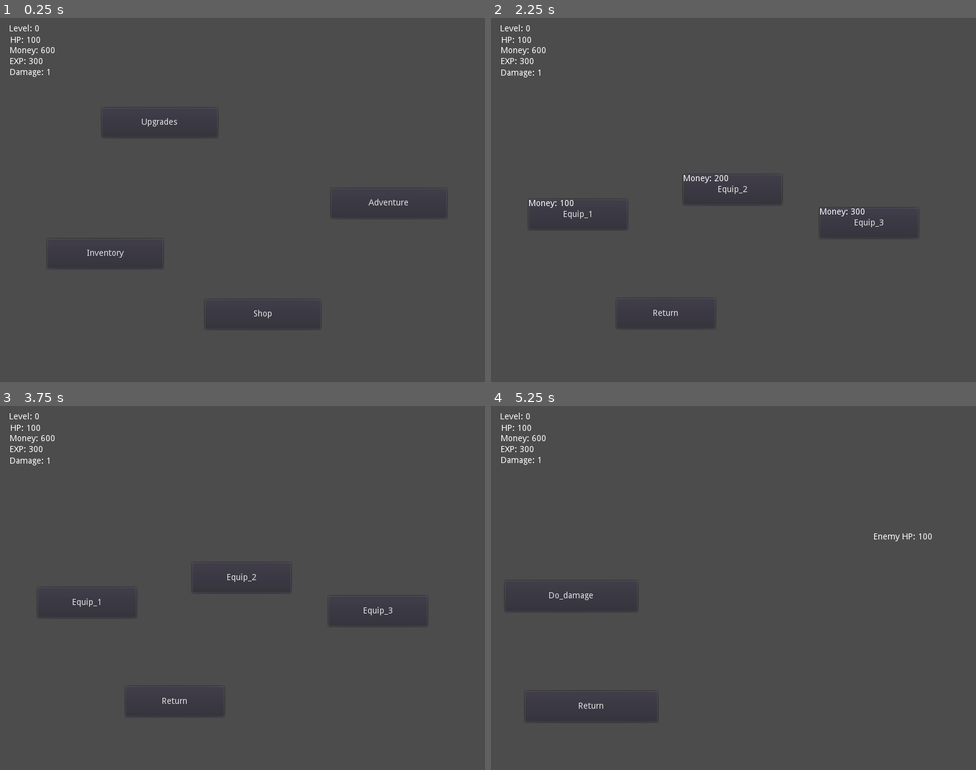
Above: before the commit, frames 1-4 (two rows, left to right).
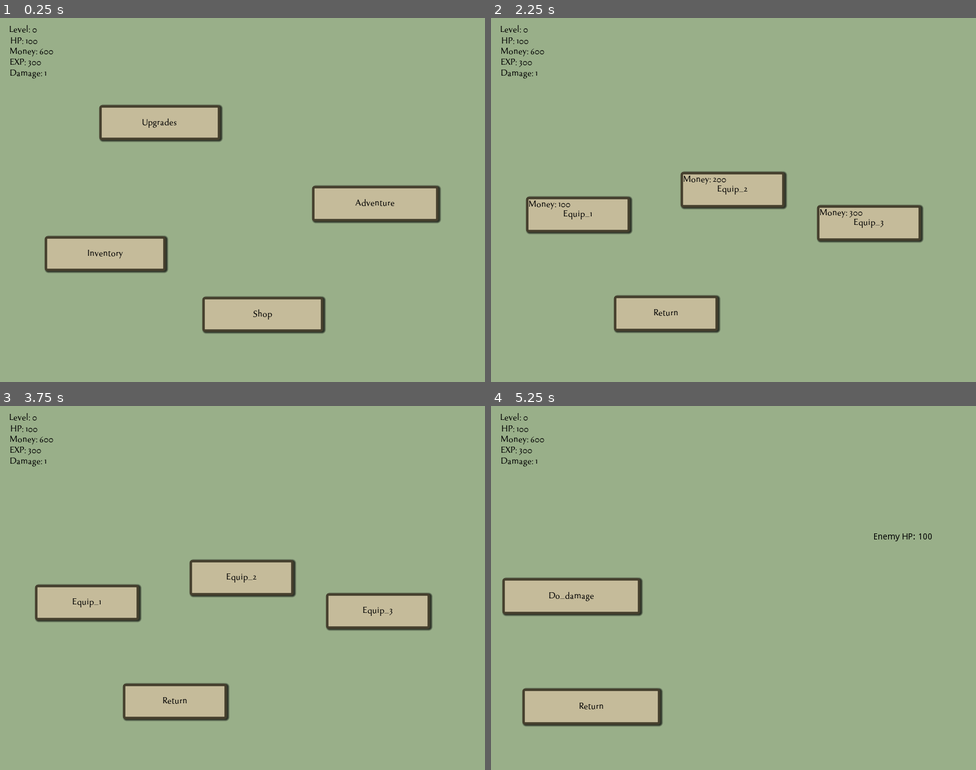
Above: after the commit, the same moments.

Repository: KeichiTS/GameOff2022
Game: Godot game, scene res://Scenes/World_map.tscn
The game is run twice, just before and just after one commit, with the same random seed, the same clock (stepped at 60 frames per second) and the same inputs.
Inputs:
- Up to frame 1 (0.25 s): no input
- Up to frame 2 (2.25 s): click "Upgrades" at 0.5 s; click "Return" at 1.25 s; click "Shop" at 2 s
- Up to frame 3 (3.75 s): click "Return" at 2.75 s; click "Inventory" at 3.5 s
- Up to frame 4 (5.25 s): click "Return" at 4.25 s; click "Adventure" at 5 s

The runs differ from the first frame. In frame 1, 99% of the frame differs, in the area x 0-100%, y 0-100%; in frame 2, 99%; in frame 3, 99%; in frame 4, 100%.

Commit message:
bug_fix_and_first_graphics

Diff:
--- a/Scenes/Adventure.tscn
+++ b/Scenes/Adventure.tscn
@@ -1,9 +1,41 @@
-[gd_scene load_steps=2 format=2]
+[gd_scene load_steps=6 format=2]
 
 [ext_resource path="res://Scripts/Adventure.gd" type="Script" id=1]
+[ext_resource path="res://Font/tenderness.otf" type="DynamicFontData" id=2]
+
+[sub_resource type="DynamicFont" id=1]
+outline_color = Color( 0, 0, 0, 1 )
+font_data = ExtResource( 2 )
+
+[sub_resource type="StyleBoxFlat" id=2]
+bg_color = Color( 0.776471, 0.737255, 0.607843, 1 )
+border_width_left = 4
+border_width_top = 4
+border_width_right = 4
+border_width_bottom = 4
+border_color = Color( 0.27451, 0.25098, 0.180392, 1 )
+corner_radius_top_left = 4
+corner_radius_top_right = 4
+corner_radius_bottom_right = 4
+corner_radius_bottom_left = 4
+expand_margin_left = 4.0
+expand_margin_right = 4.0
+expand_margin_top = 4.0
+expand_margin_bottom = 4.0
+shadow_color = Color( 0, 0, 0, 0.690196 )
+shadow_size = 3
+shadow_offset = Vector2( 2, 1 )
+
+[sub_resource type="DynamicFont" id=3]
+font_data = ExtResource( 2 )
 
 [node name="Adventure" type="Node"]
 script = ExtResource( 1 )
+
+[node name="Background" type="ColorRect" parent="."]
+margin_right = 800.0
+margin_bottom = 600.0
+color = Color( 0.603922, 0.690196, 0.541176, 1 )
 
 [node name="Buttons" type="Node" parent="."]
 
@@ -12,6 +44,9 @@
 margin_top = 288.0
 margin_right = 242.0
 margin_bottom = 339.0
+custom_colors/font_color = Color( 0, 0, 0, 1 )
+custom_fonts/font = SubResource( 1 )
+custom_styles/normal = SubResource( 2 )
 text = "Do_damage"
 
 [node name="Return" type="Button" parent="Buttons"]
@@ -19,7 +54,20 @@
 margin_top = 470.0
 margin_right = 275.0
 margin_bottom = 521.0
+custom_colors/font_color = Color( 0, 0, 0, 1 )
+custom_fonts/font = SubResource( 1 )
+custom_styles/normal = SubResource( 2 )
 text = "Return"
+
+[node name="Enemy_HP" type="Node" parent="."]
+
+[node name="Life" type="Label" parent="Enemy_HP"]
+margin_left = 631.0
+margin_top = 209.0
+margin_right = 741.0
+margin_bottom = 223.0
+custom_colors/font_color = Color( 0, 0, 0, 1 )
+text = "Enemy Life: 1000"
 
 [node name="HUD" type="Node" parent="."]
 
@@ -28,6 +76,8 @@
 margin_top = 11.0
 margin_right = 77.0
 margin_bottom = 25.0
+custom_colors/font_color = Color( 0, 0, 0, 1 )
+custom_fonts/font = SubResource( 3 )
 text = "Level: 00"
 
 [node name="HP" type="Label" parent="HUD"]
@@ -35,6 +85,8 @@
 margin_top = 30.0
 margin_right = 79.0
 margin_bottom = 44.0
+custom_colors/font_color = Color( 0, 0, 0, 1 )
+custom_fonts/font = SubResource( 3 )
 text = "HP: 100"
 
 [node name="Money" type="Label" parent="HUD"]
@@ -42,6 +94,8 @@
 margin_top = 47.0
 margin_right = 91.0
 margin_bottom = 61.0
+custom_colors/font_color = Color( 0, 0, 0, 1 )
+custom_fonts/font = SubResource( 3 )
 text = "Money: 000"
 
 [node name="EXP" type="Label" parent="HUD"]
@@ -49,6 +103,8 @@
 margin_top = 65.0
 margin_right = 91.0
 margin_bottom = 79.0
+custom_colors/font_color = Color( 0, 0, 0, 1 )
+custom_fonts/font = SubResource( 3 )
 text = "EXP: 000"
 
 [node name="Damage" type="Label" parent="HUD"]
@@ -56,16 +112,9 @@
 margin_top = 83.0
 margin_right = 91.0
 margin_bottom = 97.0
+custom_colors/font_color = Color( 0, 0, 0, 1 )
+custom_fonts/font = SubResource( 3 )
 text = "Damage: 000"
-
-[node name="Enemy_HP" type="Node" parent="."]
-
-[node name="Life" type="Label" parent="Enemy_HP"]
-margin_left = 631.0
-margin_top = 209.0
-margin_right = 741.0
-margin_bottom = 223.0
-text = "Enemy Life: 1000"
 
 [connection signal="pressed" from="Buttons/Do_dammage" to="." method="_on_Do_dammage_pressed"]
 [connection signal="pressed" from="Buttons/Return" to="." method="_on_Return_pressed"]
--- a/Scenes/Inventory.tscn
+++ b/Scenes/Inventory.tscn
@@ -1,9 +1,83 @@
-[gd_scene load_steps=2 format=2]
+[gd_scene load_steps=6 format=2]
 
 [ext_resource path="res://Scripts/Inventory.gd" type="Script" id=1]
+[ext_resource path="res://Font/tenderness.otf" type="DynamicFontData" id=2]
+
+[sub_resource type="DynamicFont" id=1]
+outline_color = Color( 0, 0, 0, 1 )
+font_data = ExtResource( 2 )
+
+[sub_resource type="StyleBoxFlat" id=2]
+bg_color = Color( 0.776471, 0.737255, 0.607843, 1 )
+border_width_left = 4
+border_width_top = 4
+border_width_right = 4
+border_width_bottom = 4
+border_color = Color( 0.27451, 0.25098, 0.180392, 1 )
+corner_radius_top_left = 4
+corner_radius_top_right = 4
+corner_radius_bottom_right = 4
+corner_radius_bottom_left = 4
+expand_margin_left = 4.0
+expand_margin_right = 4.0
+expand_margin_top = 4.0
+expand_margin_bottom = 4.0
+shadow_color = Color( 0, 0, 0, 0.690196 )
+shadow_size = 3
+shadow_offset = Vector2( 2, 1 )
+
+[sub_resource type="DynamicFont" id=3]
+font_data = ExtResource( 2 )
 
 [node name="Inventory" type="Node"]
 script = ExtResource( 1 )
+
+[node name="Background" type="ColorRect" parent="."]
+margin_right = 800.0
+margin_bottom = 600.0
+color = Color( 0.603922, 0.690196, 0.541176, 1 )
+
+[node name="Buttons" type="Node" parent="."]
+
+[node name="Return" type="Button" parent="Buttons"]
+margin_left = 207.0
+margin_top = 462.0
+margin_right = 370.0
+margin_bottom = 512.0
+custom_colors/font_color = Color( 0, 0, 0, 1 )
+custom_fonts/font = SubResource( 1 )
+custom_styles/normal = SubResource( 2 )
+text = "Return"
+
+[node name="Equip_1" type="Button" parent="Buttons"]
+margin_left = 62.0
+margin_top = 299.0
+margin_right = 225.0
+margin_bottom = 349.0
+custom_colors/font_color = Color( 0, 0, 0, 1 )
+custom_fonts/font = SubResource( 1 )
+custom_styles/normal = SubResource( 2 )
+text = "Equip_1"
+
+[node name="Equip_2" type="Button" parent="Buttons"]
+margin_left = 317.0
+margin_top = 258.0
+margin_right = 480.0
+margin_bottom = 308.0
+custom_colors/font_color = Color( 0, 0, 0, 1 )
+custom_fonts/font = SubResource( 1 )
+custom_styles/normal = SubResource( 2 )
+text = "Equip_2"
+
+[node name="Equip_3" type="Button" parent="Buttons"]
+margin_left = 542.0
+margin_top = 313.0
+margin_right = 705.0
+margin_bottom = 363.0
+custom_colors/font_color = Color( 0, 0, 0, 1 )
+custom_fonts/font = SubResource( 1 )
+custom_styles/normal = SubResource( 2 )
+text = "Equip_3"
 
 [node name="HUD" type="Node" parent="."]
 
@@ -12,6 +86,8 @@
 margin_top = 11.0
 margin_right = 77.0
 margin_bottom = 25.0
+custom_colors/font_color = Color( 0, 0, 0, 1 )
+custom_fonts/font = SubResource( 3 )
 text = "Level: 00"
 
 [node name="HP" type="Label" parent="HUD"]
@@ -19,6 +95,8 @@
 margin_top = 30.0
 margin_right = 79.0
 margin_bottom = 44.0
+custom_colors/font_color = Color( 0, 0, 0, 1 )
+custom_fonts/font = SubResource( 3 )
 text = "HP: 100"
 
 [node name="Money" type="Label" parent="HUD"]
@@ -26,6 +104,8 @@
 margin_top = 47.0
 margin_right = 91.0
 margin_bottom = 61.0
+custom_colors/font_color = Color( 0, 0, 0, 1 )
+custom_fonts/font = SubResource( 3 )
 text = "Money: 000"
 
 [node name="EXP" type="Label" parent="HUD"]
@@ -33,44 +113,18 @@
 margin_top = 65.0
 margin_right = 91.0
 margin_bottom = 79.0
+custom_colors/font_color = Color( 0, 0, 0, 1 )
+custom_fonts/font = SubResource( 3 )
 text = "EXP: 000"
 
 [node name="Damage" type="Label" parent="HUD"]
 margin_left = 16.0
-margin_top = 84.0
-margin_right = 100.0
-margin_bottom = 98.0
+margin_top = 83.0
+margin_right = 91.0
+margin_bottom = 97.0
+custom_colors/font_color = Color( 0, 0, 0, 1 )
+custom_fonts/font = SubResource( 3 )
 text = "Damage: 000"
-
-[node name="Buttons" type="Node" parent="."]
-
-[node name="Return" type="Button" parent="Buttons"]
-margin_left = 207.0
-margin_top = 462.0
-margin_right = 370.0
-margin_bottom = 512.0
-text = "Return"
-
-[node name="Equip_1" type="Button" parent="Buttons"]
-margin_left = 62.0
-margin_top = 299.0
-margin_right = 225.0
-margin_bottom = 349.0
-text = "Equip_1"
-
-[node name="Equip_2" type="Button" parent="Buttons"]
-margin_left = 317.0
-margin_top = 258.0
-margin_right = 480.0
-margin_bottom = 308.0
-text = "Equip_2"
-
-[node name="Equip_3" type="Button" parent="Buttons"]
-margin_left = 542.0
-margin_top = 313.0
-margin_right = 705.0
-margin_bottom = 363.0
-text = "Equip_3"
 
 [connection signal="pressed" from="Buttons/Return" to="." method="_on_Return_pressed"]
 [connection signal="pressed" from="Buttons/Equip_1" to="." method="_on_Equip_1_pressed"]
--- a/Scenes/Shop.tscn
+++ b/Scenes/Shop.tscn
@@ -1,9 +1,104 @@
-[gd_scene load_steps=2 format=2]
+[gd_scene load_steps=6 format=2]
 
 [ext_resource path="res://Scripts/Shop.gd" type="Script" id=1]
+[ext_resource path="res://Font/tenderness.otf" type="DynamicFontData" id=2]
+
+[sub_resource type="DynamicFont" id=1]
+outline_color = Color( 0, 0, 0, 1 )
+font_data = ExtResource( 2 )
+
+[sub_resource type="StyleBoxFlat" id=2]
+bg_color = Color( 0.776471, 0.737255, 0.607843, 1 )
+border_width_left = 4
+border_width_top = 4
+border_width_right = 4
+border_width_bottom = 4
+border_color = Color( 0.27451, 0.25098, 0.180392, 1 )
+corner_radius_top_left = 4
+corner_radius_top_right = 4
+corner_radius_bottom_right = 4
+corner_radius_bottom_left = 4
+expand_margin_left = 4.0
+expand_margin_right = 4.0
+expand_margin_top = 4.0
+expand_margin_bottom = 4.0
+shadow_color = Color( 0, 0, 0, 0.690196 )
+shadow_size = 3
+shadow_offset = Vector2( 2, 1 )
+
+[sub_resource type="DynamicFont" id=3]
+font_data = ExtResource( 2 )
 
 [node name="Shop" type="Node"]
 script = ExtResource( 1 )
+
+[node name="Background" type="ColorRect" parent="."]
+margin_right = 800.0
+margin_bottom = 600.0
+color = Color( 0.603922, 0.690196, 0.541176, 1 )
+
+[node name="Buttons" type="Node" parent="."]
+
+[node name="Return" type="Button" parent="Buttons"]
+margin_left = 207.0
+margin_top = 462.0
+margin_right = 370.0
+margin_bottom = 512.0
+custom_colors/font_color = Color( 0, 0, 0, 1 )
+custom_fonts/font = SubResource( 1 )
+custom_styles/normal = SubResource( 2 )
+text = "Return"
+
+[node name="Buy_1" type="Button" parent="Buttons"]
+margin_left = 62.0
+margin_top = 299.0
+margin_right = 225.0
+margin_bottom = 349.0
+custom_colors/font_color = Color( 0, 0, 0, 1 )
+custom_fonts/font = SubResource( 1 )
+custom_styles/normal = SubResource( 2 )
+text = "Equip_1"
+
+[node name="Price" type="Label" parent="Buttons/Buy_1"]
+margin_right = 40.0
+margin_bottom = 14.0
+custom_colors/font_color = Color( 0, 0, 0, 1 )
+custom_fonts/font = SubResource( 1 )
+text = "Money: 100"
+
+[node name="Buy_2" type="Button" parent="Buttons"]
+margin_left = 317.0
+margin_top = 258.0
+margin_right = 480.0
+margin_bottom = 308.0
+custom_colors/font_color = Color( 0, 0, 0, 1 )
+custom_fonts/font = SubResource( 1 )
+custom_styles/normal = SubResource( 2 )
+text = "Equip_2"
+
+[node name="Price" type="Label" parent="Buttons/Buy_2"]
+margin_right = 40.0
+margin_bottom = 14.0
+custom_colors/font_color = Color( 0, 0, 0, 1 )
+custom_fonts/font = SubResource( 1 )
+text = "Money: 200"
+
+[node name="Buy_3" type="Button" parent="Buttons"]
+margin_left = 542.0
+margin_top = 313.0
+margin_right = 705.0
+margin_bottom = 363.0
+custom_colors/font_color = Color( 0, 0, 0, 1 )
+custom_fonts/font = SubResource( 1 )
+custom_styles/normal = SubResource( 2 )
+text = "Equip_3"
+
+[node name="Price" type="Label" parent="Buttons/Buy_3"]
+margin_right = 40.0
+margin_bottom = 14.0
+custom_colors/font_color = Color( 0, 0, 0, 1 )
+custom_fonts/font = SubResource( 1 )
+text = "Money: 300"
 
 [node name="HUD" type="Node" parent="."]
 
@@ -12,6 +107,8 @@
 margin_top = 11.0
 margin_right = 77.0
 margin_bottom = 25.0
+custom_colors/font_color = Color( 0, 0, 0, 1 )
+custom_fonts/font = SubResource( 3 )
 text = "Level: 00"
 
 [node name="HP" type="Label" parent="HUD"]
@@ -19,6 +116,8 @@
 margin_top = 30.0
 margin_right = 79.0
 margin_bottom = 44.0
+custom_colors/font_color = Color( 0, 0, 0, 1 )
+custom_fonts/font = SubResource( 3 )
 text = "HP: 100"
 
 [node name="Money" type="Label" parent="HUD"]
@@ -26,6 +125,8 @@
 margin_top = 47.0
 margin_right = 91.0
 margin_bottom = 61.0
+custom_colors/font_color = Color( 0, 0, 0, 1 )
+custom_fonts/font = SubResource( 3 )
 text = "Money: 000"
 
 [node name="EXP" type="Label" parent="HUD"]
@@ -33,59 +134,18 @@
 margin_top = 65.0
 margin_right = 91.0
 margin_bottom = 79.0
+custom_colors/font_color = Color( 0, 0, 0, 1 )
+custom_fonts/font = SubResource( 3 )
 text = "EXP: 000"
 
 [node name="Damage" type="Label" parent="HUD"]
 margin_left = 16.0
-margin_top = 84.0
-margin_right = 100.0
-margin_bottom = 98.0
+margin_top = 83.0
+margin_right = 91.0
+margin_bottom = 97.0
+custom_colors/font_color = Color( 0, 0, 0, 1 )
+custom_fonts/font = SubResource( 3 )
 text = "Damage: 000"
-
-[node name="Buttons" type="Node" parent="."]
-
-[node name="Return" type="Button" parent="Buttons"]
-margin_left = 207.0
-margin_top = 462.0
-margin_right = 370.0
-margin_bottom = 512.0
-text = "Return"
-
-[node name="Buy_1" type="Button" parent="Buttons"]
-margin_left = 62.0
-margin_top = 299.0
-margin_right = 225.0
-margin_bottom = 349.0
-text = "Equip_1"
-
-[node name="Price" type="Label" parent="Buttons/Buy_1"]
-margin_right = 40.0
-margin_bottom = 14.0
-text = "Money: 100"
-
-[node name="Buy_2" type="Button" parent="Buttons"]
-margin_left = 317.0
-margin_top = 258.0
-margin_right = 480.0
-margin_bottom = 308.0
-text = "Equip_2"
-
-[node name="Price" type="Label" parent="Buttons/Buy_2"]
-margin_right = 40.0
-margin_bottom = 14.0
-text = "Money: 200"
-
-[node name="Buy_3" type="Button" parent="Buttons"]
-margin_left = 542.0
-margin_top = 313.0
-margin_right = 705.0
-margin_bottom = 363.0
-text = "Equip_3"
-
-[node name="Price" type="Label" parent="Buttons/Buy_3"]
-margin_right = 40.0
-margin_bottom = 14.0
-text = "Money: 300"
 
 [connection signal="pressed" from="Buttons/Return" to="." method="_on_Return_pressed"]
 [connection signal="pressed" from="Buttons/Buy_1" to="." method="_on_Buy_1_pressed"]
--- a/Scenes/Upgrades.tscn
+++ b/Scenes/Upgrades.tscn
@@ -1,9 +1,41 @@
-[gd_scene load_steps=2 format=2]
+[gd_scene load_steps=6 format=2]
 
 [ext_resource path="res://Scripts/Upgrades.gd" type="Script" id=1]
+[ext_resource path="res://Font/tenderness.otf" type="DynamicFontData" id=2]
+
+[sub_resource type="DynamicFont" id=1]
+outline_color = Color( 0, 0, 0, 1 )
+font_data = ExtResource( 2 )
+
+[sub_resource type="StyleBoxFlat" id=2]
+bg_color = Color( 0.776471, 0.737255, 0.607843, 1 )
+border_width_left = 4
+border_width_top = 4
+border_width_right = 4
+border_width_bottom = 4
+border_color = Color( 0.27451, 0.25098, 0.180392, 1 )
+corner_radius_top_left = 4
+corner_radius_top_right = 4
+corner_radius_bottom_right = 4
+corner_radius_bottom_left = 4
+expand_margin_left = 4.0
+expand_margin_right = 4.0
+expand_margin_top = 4.0
+expand_margin_bottom = 4.0
+shadow_color = Color( 0, 0, 0, 0.690196 )
+shadow_size = 3
+shadow_offset = Vector2( 2, 1 )
+
+[sub_resource type="DynamicFont" id=3]
+font_data = ExtResource( 2 )
 
 [node name="Upgrades" type="Node"]
 script = ExtResource( 1 )
+
+[node name="Background" type="ColorRect" parent="."]
+margin_right = 800.0
+margin_bottom = 600.0
+color = Color( 0.603922, 0.690196, 0.541176, 1 )
 
 [node name="Buttons" type="Node" parent="."]
 
@@ -12,6 +44,9 @@
 margin_top = 269.0
 margin_right = 224.0
 margin_bottom = 319.0
+custom_colors/font_color = Color( 0, 0, 0, 1 )
+custom_fonts/font = SubResource( 1 )
+custom_styles/normal = SubResource( 2 )
 text = "Upgrade"
 
 [node name="EXP" type="Label" parent="Buttons/Upgrade"]
@@ -19,6 +54,8 @@
 margin_top = -2.0
 margin_right = 71.0
 margin_bottom = 12.0
+custom_colors/font_color = Color( 0, 0, 0, 1 )
+custom_fonts/font = SubResource( 1 )
 text = "EXP = 100"
 
 [node name="Return" type="Button" parent="Buttons"]
@@ -26,6 +63,9 @@
 margin_top = 462.0
 margin_right = 370.0
 margin_bottom = 512.0
+custom_colors/font_color = Color( 0, 0, 0, 1 )
+custom_fonts/font = SubResource( 1 )
+custom_styles/normal = SubResource( 2 )
 text = "Return"
 
 [node name="HUD" type="Node" parent="."]
@@ -35,6 +75,8 @@
 margin_top = 11.0
 margin_right = 77.0
 margin_bottom = 25.0
+custom_colors/font_color = Color( 0, 0, 0, 1 )
+custom_fonts/font = SubResource( 3 )
 text = "Level: 00"
 
 [node name="HP" type="Label" parent="HUD"]
@@ -42,6 +84,8 @@
 margin_top = 30.0
 margin_right = 79.0
 margin_bottom = 44.0
+custom_colors/font_color = Color( 0, 0, 0, 1 )
+custom_fonts/font = SubResource( 3 )
 text = "HP: 100"
 
 [node name="Money" type="Label" parent="HUD"]
@@ -49,6 +93,8 @@
 margin_top = 47.0
 margin_right = 91.0
 margin_bottom = 61.0
+custom_colors/font_color = Color( 0, 0, 0, 1 )
+custom_fonts/font = SubResource( 3 )
 text = "Money: 000"
 
 [node name="EXP" type="Label" parent="HUD"]
@@ -56,13 +102,17 @@
 margin_top = 65.0
 margin_right = 91.0
 margin_bottom = 79.0
+custom_colors/font_color = Color( 0, 0, 0, 1 )
+custom_fonts/font = SubResource( 3 )
 text = "EXP: 000"
 
 [node name="Damage" type="Label" parent="HUD"]
 margin_left = 16.0
-margin_top = 84.0
-margin_right = 100.0
-margin_bottom = 98.0
+margin_top = 83.0
+margin_right = 91.0
+margin_bottom = 97.0
+custom_colors/font_color = Color( 0, 0, 0, 1 )
+custom_fonts/font = SubResource( 3 )
 text = "Damage: 000"
 
 [connection signal="pressed" from="Buttons/Upgrade" to="." method="_on_Upgrade_pressed"]
--- a/Scenes/World_map.tscn
+++ b/Scenes/World_map.tscn
@@ -1,17 +1,49 @@
-[gd_scene load_steps=2 format=2]
+[gd_scene load_steps=5 format=2]
 
 [ext_resource path="res://Scripts/World_map.gd" type="Script" id=1]
+[ext_resource path="res://Font/tenderness.otf" type="DynamicFontData" id=2]
+
+[sub_resource type="DynamicFont" id=1]
+outline_color = Color( 0, 0, 0, 1 )
+font_data = ExtResource( 2 )
+
+[sub_resource type="StyleBoxFlat" id=2]
+bg_color = Color( 0.776471, 0.737255, 0.607843, 1 )
+border_width_left = 4
+border_width_top = 4
+border_width_right = 4
+border_width_bottom = 4
+border_color = Color( 0.27451, 0.25098, 0.180392, 1 )
+corner_radius_top_left = 4
+corner_radius_top_right = 4
+corner_radius_bottom_right = 4
+corner_radius_bottom_left = 4
+expand_margin_left = 4.0
+expand_margin_right = 4.0
+expand_margin_top = 4.0
+expand_margin_bottom = 4.0
+shadow_color = Color( 0, 0, 0, 0.690196 )
+shadow_size = 3
+shadow_offset = Vector2( 2, 1 )
 
 [node name="World_map" type="Node"]
 script = ExtResource( 1 )
 
+[node name="Background" type="ColorRect" parent="."]
+margin_right = 800.0
+margin_bottom = 600.0
+color = Color( 0.603922, 0.690196, 0.541176, 1 )
+
 [node name="Buttons" type="Node" parent="."]
 
 [node name="Adventure" type="Button" parent="Buttons"]
-margin_left = 546.0
+margin_left = 519.0
 margin_top = 281.0
-margin_right = 737.0
-margin_bottom = 330.0
+margin_right = 719.0
+margin_bottom = 331.0
+custom_colors/font_color = Color( 0, 0, 0, 1 )
+custom_fonts/font = SubResource( 1 )
+custom_styles/normal = SubResource( 2 )
 text = "Adventure"
 
 [node name="Upgrades" type="Button" parent="Buttons"]
@@ -19,6 +51,9 @@
 margin_top = 148.0
 margin_right = 359.0
 margin_bottom = 197.0
+custom_colors/font_color = Color( 0, 0, 0, 1 )
+custom_fonts/font = SubResource( 1 )
+custom_styles/normal = SubResource( 2 )
 text = "Upgrades"
 
 [node name="Shop" type="Button" parent="Buttons"]
@@ -26,6 +61,9 @@
 margin_top = 464.0
 margin_right = 529.0
 margin_bottom = 513.0
+custom_colors/font_color = Color( 0, 0, 0, 1 )
+custom_fonts/font = SubResource( 1 )
+custom_styles/normal = SubResource( 2 )
 text = "Shop"
 
 [node name="Inventory" type="Button" parent="Buttons"]
@@ -33,6 +71,9 @@
 margin_top = 364.0
 margin_right = 269.0
 margin_bottom = 413.0
+custom_colors/font_color = Color( 0, 0, 0, 1 )
+custom_fonts/font = SubResource( 1 )
+custom_styles/normal = SubResource( 2 )
 text = "Inventory"
 
 [node name="HUD" type="Node" parent="."]
@@ -42,6 +83,8 @@
 margin_top = 11.0
 margin_right = 77.0
 margin_bottom = 25.0
+custom_colors/font_color = Color( 0, 0, 0, 1 )
+custom_fonts/font = SubResource( 1 )
 text = "Level: 00"
 
 [node name="HP" type="Label" parent="HUD"]
@@ -49,6 +92,8 @@
 margin_top = 30.0
 margin_right = 79.0
 margin_bottom = 44.0
+custom_colors/font_color = Color( 0, 0, 0, 1 )
+custom_fonts/font = SubResource( 1 )
 text = "HP: 100"
 
 [node name="Money" type="Label" parent="HUD"]
@@ -56,6 +101,8 @@
 margin_top = 47.0
 margin_right = 91.0
 margin_bottom = 61.0
+custom_colors/font_color = Color( 0, 0, 0, 1 )
+custom_fonts/font = SubResource( 1 )
 text = "Money: 000"
 
 [node name="EXP" type="Label" parent="HUD"]
@@ -63,6 +110,8 @@
 margin_top = 65.0
 margin_right = 91.0
 margin_bottom = 79.0
+custom_colors/font_color = Color( 0, 0, 0, 1 )
+custom_fonts/font = SubResource( 1 )
 text = "EXP: 000"
 
 [node name="Damage" type="Label" parent="HUD"]
@@ -70,6 +119,8 @@
 margin_top = 83.0
 margin_right = 91.0
 margin_bottom = 97.0
+custom_colors/font_color = Color( 0, 0, 0, 1 )
+custom_fonts/font = SubResource( 1 )
 text = "Damage: 000"
 
 [connection signal="pressed" from="Buttons/Adventure" to="." method="_on_Adventure_pressed"]
Binary file added: Font/tenderness.otf
Binary file added: Sprites/Text_box.png
Not shown, added: Sprites/Text_box.png.import
Not shown, added: Sprites/Text_box.psd
